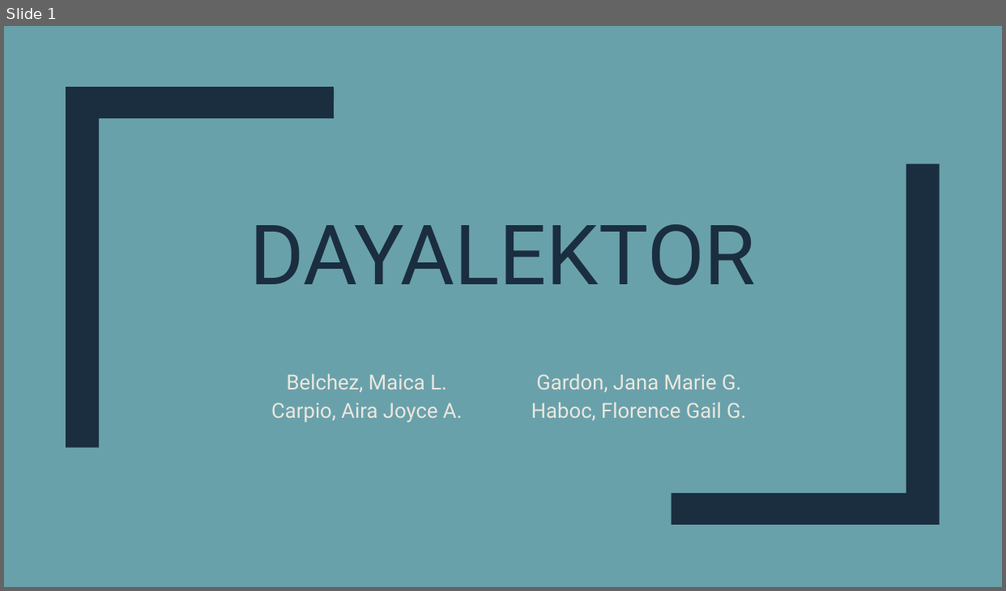
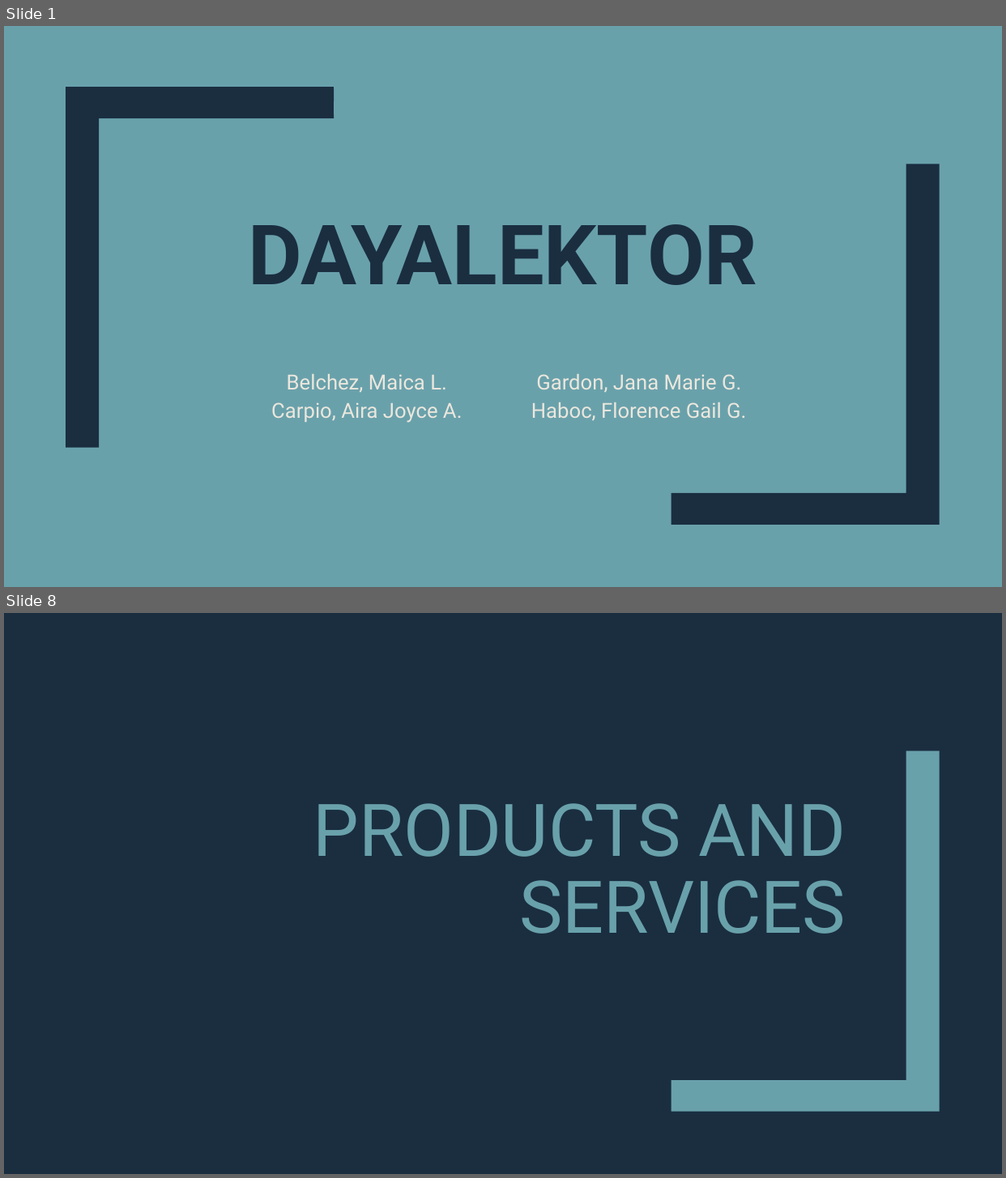
Before and after one commit to mlbelchez/Project---TENTREP, a slide deck: Presentation/PPT/Presentation 2.pptx. Shown one above the other, each under a label of ours: slide 1 before the commit, slides 1 and 8 after it; the slides between them are not shown. The pictures are 1006x591 and 1006x1178 pixels, drawn with LibreOffice and Linux fonts; fonts in the diff are those of the drawing. Boxes give left, top, right and bottom in pixels: in the first picture for what was removed or moved away, otherwise in the second. Text is boxed around its words. In the diff, an @@ line names an element or a change of style, - is before the commit and + after.

```diff
--- a/Presentation/PPT/Presentation 2.pptx
+++ b/Presentation/PPT/Presentation 2.pptx
@@ slide 8 added at (x1=4, y1=613, x2=1002, y2=1174), background #1A2E40 @@
@@ freeform shape added at (x1=671, y1=751, x2=940, y2=1112), fill #69A1AB @@
@@ title added at (x1=313, y1=803, x2=846, y2=934), 70 pt, text #69A1AB @@
+PRODUCTS AND SERVICES
@@ slide 1 changed as well @@
@@ title "DAYALEKTOR" at (x1=248, y1=224, x2=757, y2=285): bold on @@
```
Also in this commit, not shown: 6 other slides added.
